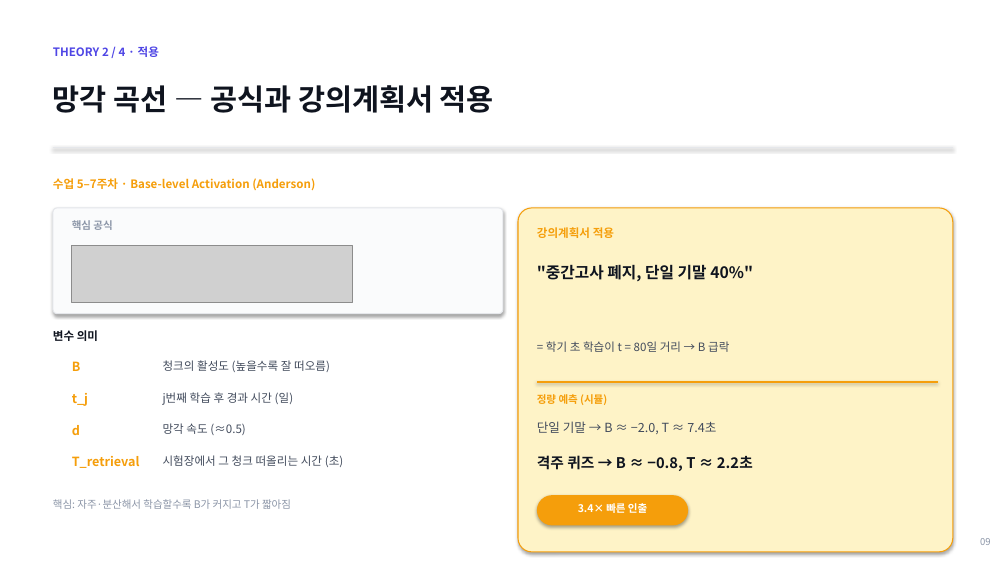
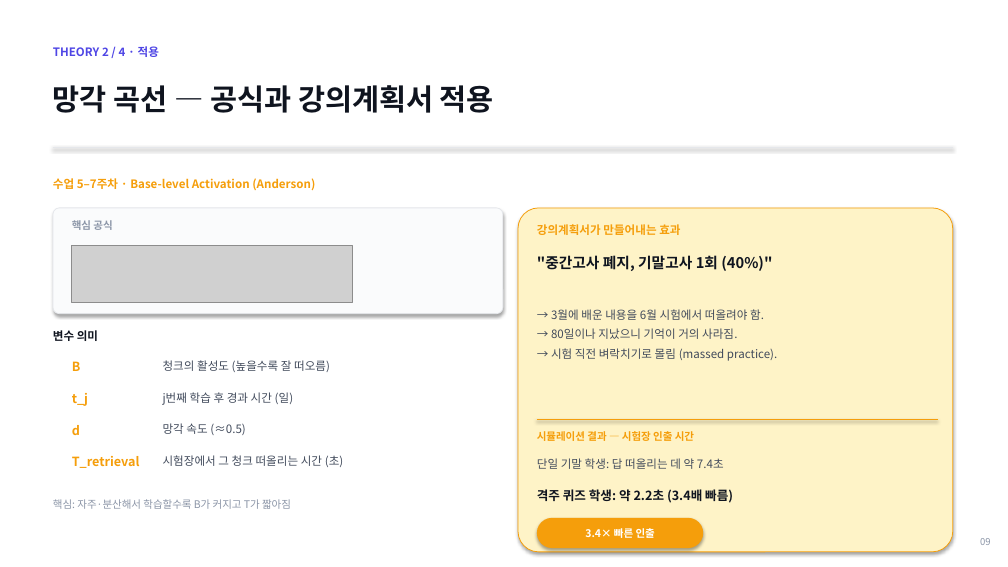
Before and after one commit to lshpy/imen315-syllabus-meta, a slide deck: slide 9 of team_project/kickoff_2026-05-11.pptx. Drawn at 1008x567 pixels with LibreOffice and Linux fonts; fonts in the diff are those of the drawing; grey boxes stand for pictures. Boxes give left, top, right and bottom in pixels: in the first picture for what was removed or moved away, otherwise in the second. Text is boxed around its words. In the diff, an @@ line names an element or a change of style, - is before the commit and + after.

Commit message:
발표 대본 + T2/T3 풀어쓰기 + 가설 기대 결과

```diff
--- a/team_project/kickoff_2026-05-11.pptx
+++ b/team_project/kickoff_2026-05-11.pptx
@@ rounded rectangle at [518, 208, 953, 552]: outline #F59E0B 1 pt to #F59E0B 0.75 pt; proportions changed @@
@@ text at [537, 224, 680, 235]: text changed @@
-강의계획서 적용
+강의계획서가 만들어내는 효과
@@ text at [537, 255, 772, 271]: text changed; size 15 to 14 pt @@
-"중간고사 폐지, 단일 기말 40%"
+"중간고사 폐지, 기말고사 1회 (40%)"
@@ text at [551, 309, 777, 361]: text changed @@
-= 학기 초 학습이 t = 80일 거리 → B 급락
+→ 3월에 배운 내용을 6월 시험에서 떠올려야 함.
+→ 80일이나 지났으니 기억이 거의 사라짐.
+→ 시험 직전 벼락치기로 몰림 (massed practice).
@@ line moved from (537, 382) - (938, 382) to (537, 420) - (938, 420) @@
@@ text at [537, 431, 694, 441]: text changed @@
-정량 예측 (시뮬)
+시뮬레이션 결과 — 시험장 인출 시간
@@ text at [537, 458, 724, 469]: text changed; size 12 to 11 pt @@
-단일 기말 → B ≈ −2.0, T ≈ 7.4초
+단일 기말 학생: 답 떠올리는 데 약 7.4초
@@ text at [537, 489, 733, 503]: text changed; size 14 to 12 pt @@
-격주 퀴즈 → B ≈ −0.8, T ≈ 2.2초
+격주 퀴즈 학생: 약 2.2초 (3.4배 빠름)
@@ text "3.4× 빠른 인출": place and size @@
-text "3.4× 빠른 인출" at [578, 501, 647, 515]
+text "3.4× 빠른 인출" at [585, 526, 655, 540]
@@ text "3.4× 빠른 인출" at [585, 526, 655, 540]: line spacing 1.25 to 1; vertical alignment top to middle @@
@@ rounded rectangle: place and size @@
-rounded rectangle at [537, 495, 688, 526]
+rounded rectangle at [537, 518, 703, 548]
```
Also in this commit, not shown: 23 other slides changed, 1 slide added, 1 slide removed, 2 other files.
